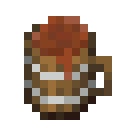
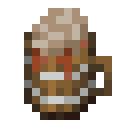
Two versions of the same layered image (128px x 128px). Layer-by-layer changes:
painted on "Liquid" over [32, 8, 88, 72]
